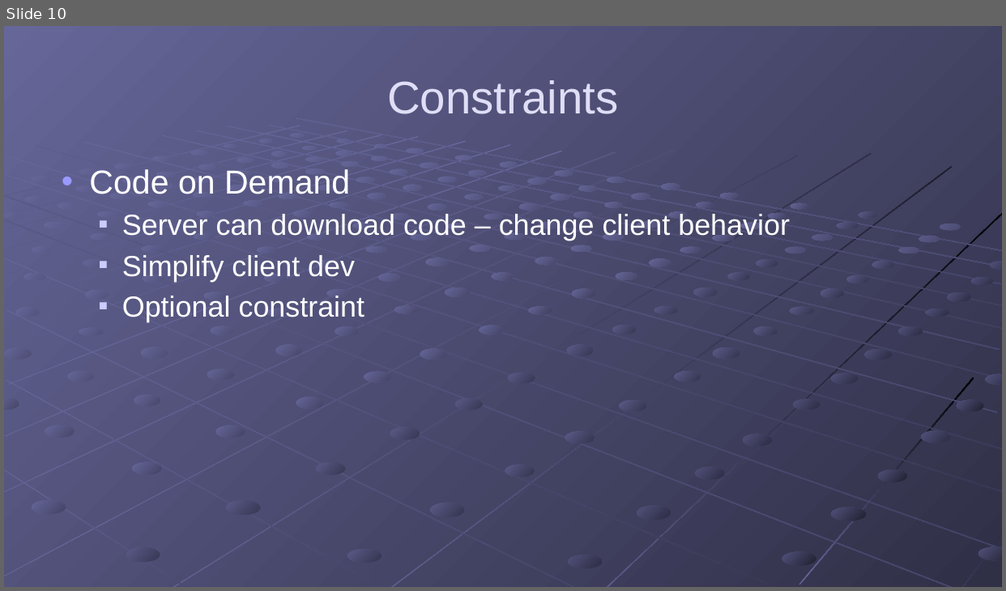
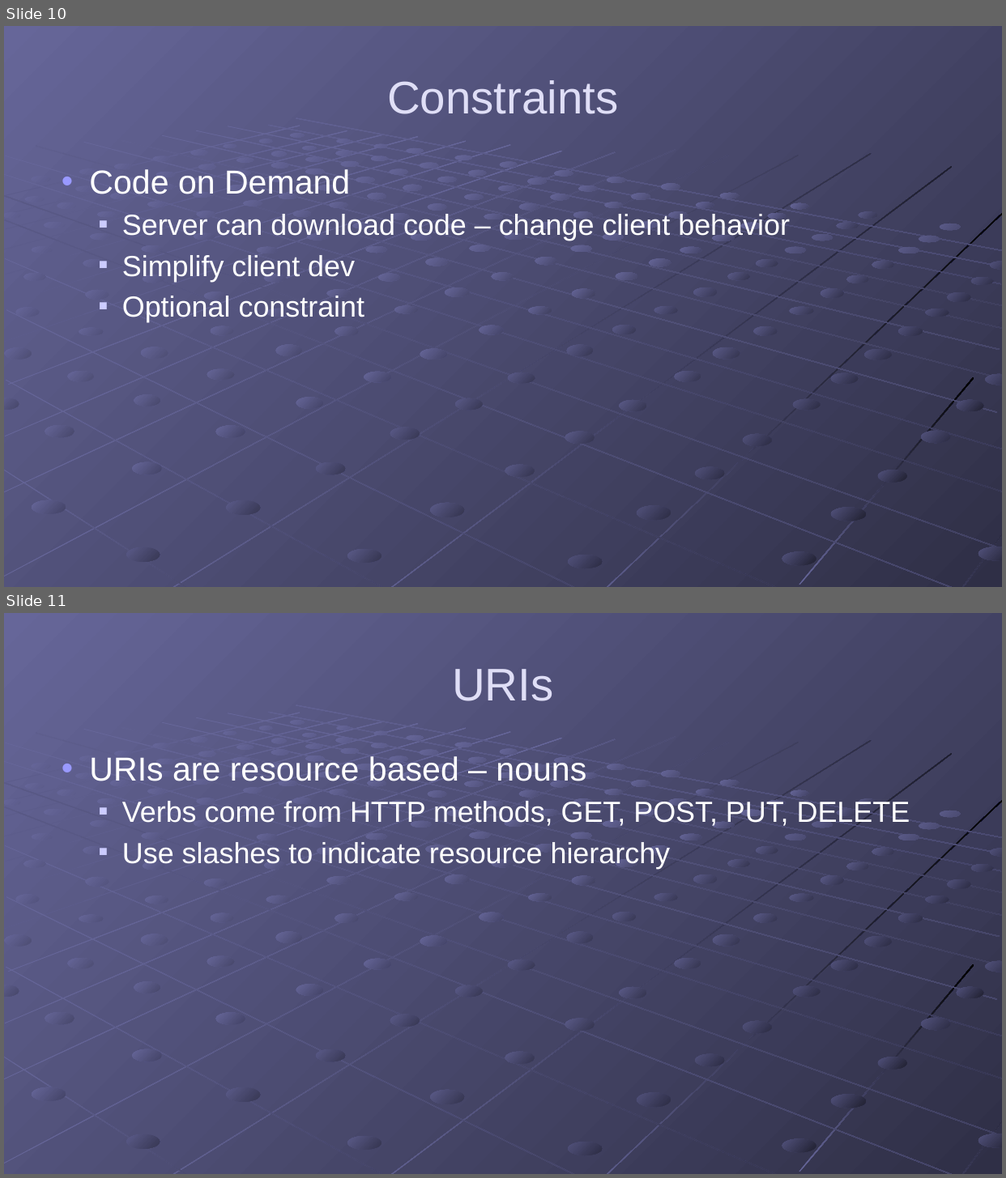
Before and after one commit to gregsohl/RESTFul_API_Presentation, a slide deck: Presentation/RESTful APIs.pptx. Shown one above the other, each under a label of ours: slide 10 before the commit, slides 10 and 11 after it. The pictures are 1006x591 and 1006x1178 pixels, drawn with LibreOffice and Linux fonts; fonts in the diff are those of the drawing. Boxes give left, top, right and bottom in pixels: in the first picture for what was removed or moved away, otherwise in the second. Text is boxed around its words. In the diff, an @@ line names an element or a change of style, - is before the commit and + after.

```diff
--- a/Presentation/RESTful APIs.pptx
+++ b/Presentation/RESTful APIs.pptx
@@ slide 11 added at (4, 613, 1002, 1174), background gradient #666699 to #49496D; not listed: 215 template elements that a slide beside it also shows @@
@@ title added at (452, 669, 553, 701), 44 pt, text #DFDEF6 @@
+URIs
@@ text added at (89, 756, 910, 869), 28 pt, text #FFFFFF @@
+• URIs are resource based – nouns
+  ■ Verbs come from HTTP methods, GET, POST, PUT, DELETE
+  ■ Use slashes to indicate resource hierarchy
```
Also in this commit, not shown: 1 slide changed, 2 other slides added.
